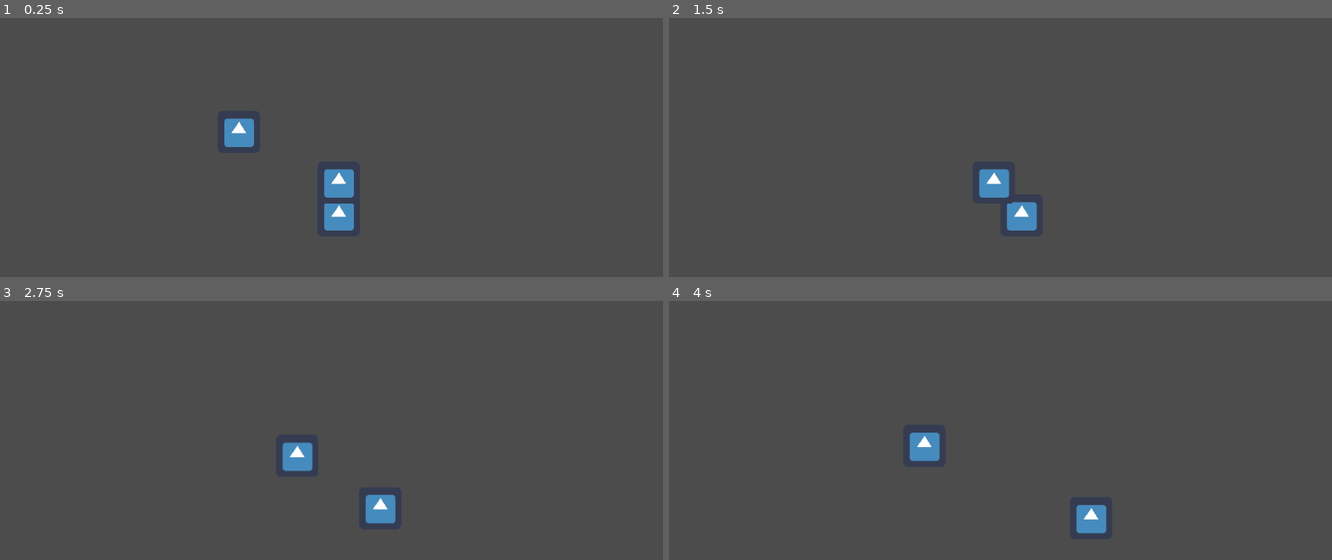
Above: before the commit, frames 1-4 (two rows, left to right).
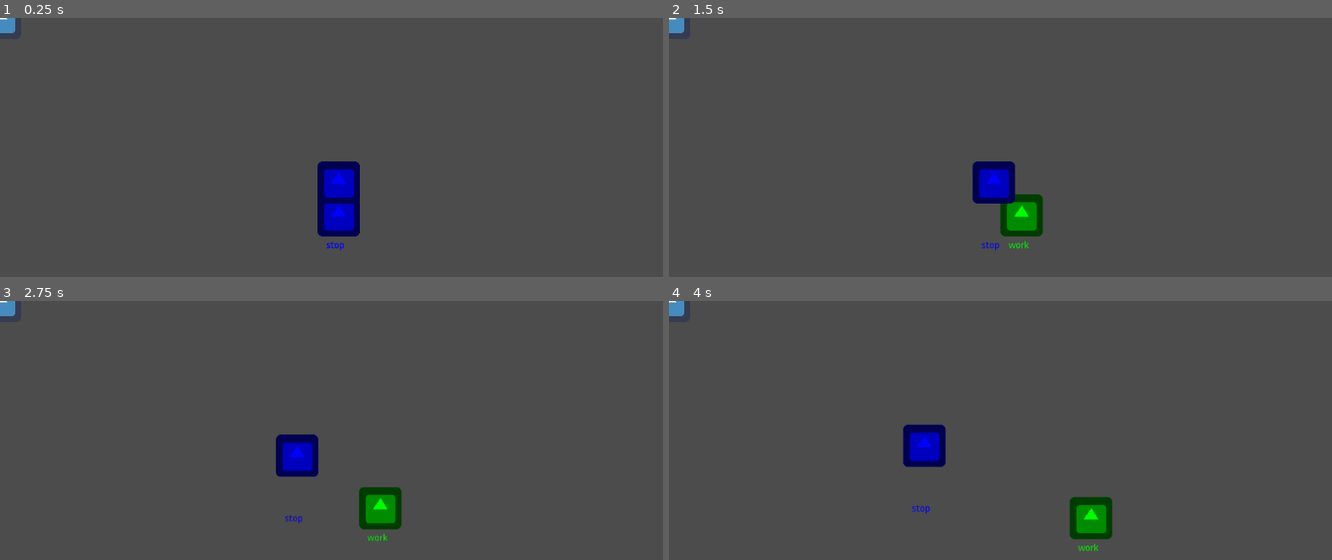
Above: after the commit, the same moments.

Repository: killicolin/SCI-GJ-3
Game: Godot game, scene res://Level1.tscn
Same seed, same stepped clock (60 frames per second), same inputs: the game is played once before the commit and once after it. The engine's default icon, where the game draws it, is replaced by a stand-in: a white triangle on a blue panel in a dark square.
Inputs:
- Up to frame 1 (0.25 s): no input
- Up to frame 2 (1.5 s): tap Enter at 0.5 s; hold Right (p1_right) 0.53-1.28 s; hold Down (p1_stop) 0.53-1.28 s; tap S (p2_stop) at 0.8, 1.35 s
- Up to frame 3 (2.75 s): tap Down (p1_stop) at 1.55 s; tap Space (p1_action) at 2 s; hold Right (p1_right) from 2.03 s (still down); hold Space (p1_action) from 2.03 s (still down); tap S (p2_stop) at 2.3 s
- Up to frame 4 (4 s): release Space (p1_action) at 2.78 s; tap Down (p1_stop) at 2.85 s; release Right (p1_right) at 3.53 s; hold Q (p2_action) from 3.53 s (still down); tap S (p2_stop) at 3.8 s

The runs differ from the first frame. In frame 1, 2.5% of the frame differs, in the area x 0-55%, y 0-90%; in frame 2, 2.2%; in frame 3, 2.3%; in frame 4, 2.3%.

Commit message:
small changes

Diff:
--- a/Level1.gd
+++ b/Level1.gd
@@ -35,11 +35,13 @@
 
 	noise.rect_size = Vector2(1920, 1080)
 
-	self.add_child(sun)
+	$CanvasLayer.add_child(sun)
 	$CanvasLayer.add_child(noise)
 
 func _on_perturbation_received():
 	print("PERTURBATION IS ON")
+	p1.broke()
+	p2.broke()
 
 func _on_perturbation_stopped():
 	print("PERTURBATION IS OFF")
--- a/PlayerRobot.gd
+++ b/PlayerRobot.gd
@@ -11,6 +11,7 @@
 
 var robotDisabled = false
 
+var debugCounter = 0
 
 func ready():
 	if player == "p2":
@@ -21,12 +22,15 @@
 	var input_direction = Vector2(0,0)
 	if player == "p1":
 		if not robotDisabled:
-			work()
 			input_direction = Input.get_vector("ui_accept", "p1_right", "ui_accept", "ui_accept")
+			if input_direction[0] >= 1:
+				work()
 	elif player == "p2":
 		if not robotDisabled:
-			work()
 			input_direction = Input.get_vector("ui_accept", "p2_right", "ui_accept", "ui_accept")
+			if input_direction[0] >= 1:
+				work()
+
 
 	velocity = input_direction * speed
 
@@ -45,14 +49,15 @@
 	velocity = starting_acceleration(delta, velocity)
 	move_and_slide(velocity)
 	position.y -= delta * gravity * -1
+	$debugLabel.text = self.state
 
 func check_state():
 	if state == "broke":
-		self.modulate = Color(50,0,0)
-	elif state == "working":
-		self.modulate = Color(0,50,0)
+		self.modulate = Color(0.5,0,0)
+	elif state == "work":
+		self.modulate = Color(0,1,0)
 	elif state == "stop":
-		self.modulate = Color(0,0,50)
+		self.modulate = Color(0,0,1)
 
 func broke():
 	if state == "work":
@@ -61,12 +66,22 @@
 		$disabledTimer.start()
 
 func work():
+	print("working called : "+str(debugCounter))
+	debugCounter += 1
 	if state == "stop":
 		state = "work"
 
 func stop():
 	if state == "work":
+		print("state is "+str(state))
+
 		state = "stop"
+		print("state is "+str(state))
+
+
+func repair():
+	if state == "disabled":
+		state = "work"
 
 func _input(event):
 	if event is InputEventKey and event.pressed:
@@ -85,4 +100,6 @@
 
 
 func _on_disabledTimer_timeout():
+	print("End disability")
+	state = "stop"
 	robotDisabled = false
--- a/Robot.tscn
+++ b/Robot.tscn
@@ -11,8 +11,8 @@
 "speed": 5.0
 } ]
 
-[sub_resource type="RectangleShape2D" id=2]
-extents = Vector2( 30, 29 )
+[sub_resource type="CircleShape2D" id=2]
+radius = 31.0
 
 [node name="Robot" type="KinematicBody2D"]
 collision_mask = 2
@@ -25,7 +25,12 @@
 shape = SubResource( 2 )
 
 [node name="disabledTimer" type="Timer" parent="."]
-wait_time = 2.0
 one_shot = true
 
+[node name="debugLabel" type="Label" parent="."]
+margin_left = -19.0
+margin_top = 39.0
+margin_right = 21.0
+margin_bottom = 53.0
+
 [connection signal="timeout" from="disabledTimer" to="." method="_on_disabledTimer_timeout"]
--- a/Sun.tscn
+++ b/Sun.tscn
@@ -35,5 +35,3 @@
 [node name="AnimatedSprite" type="AnimatedSprite" parent="."]
 frames = SubResource( 1 )
 animation = "big"
-
-[node name="emitSignalsTimer" type="Timer" parent="."]
